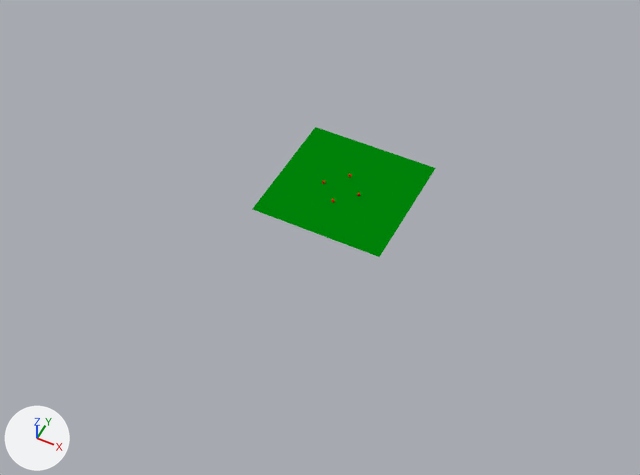
The Blender file model/surface.blend, before and after one commit.
Before and after are seen from a camera (50 mm lens) standing at (121.0, -264.0, 291.0) and looking at (-1.0, -20.0, -14.0). The lights are fixed; the arrows at lower left show +X, +Y and +Z.

The older version as bpy lines, for what is in view:
```python
mat_material_001 = diffuse_material('Material.001')
mat_material_001.base_color = (0.0, 0.233, 0.00274)  # green #008509
me_plane = bpy.data.meshes.new('Plane')
me_plane.from_pydata([(-30.8, -29.5, -0.3), (32.5, -29.9, 0.0), (-30.3, 33.3, 0.0), (33.8, 32.6, 0.0)], [], [(0, 1, 3, 2)])
me_plane.materials.append(mat_material_001)  # green #008509
ob_plane = bpy.data.objects.new('Plane', me_plane)
ob_plane.location = (0.1, 0.0, 0.0)
```
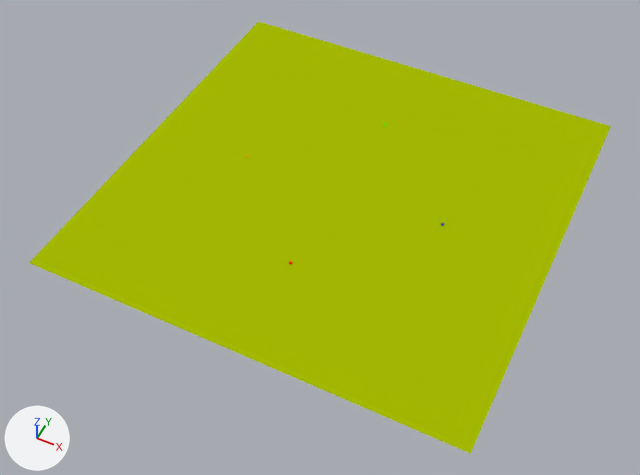
Where the change shows, as pixel boxes [x1, y1, x2, y2] in the pictures (640 x 475 px):
```json
{"object": "Surface", "change": "added", "after": [29, 21, 611, 454], "on screen": "yellow"}
{"object": "Plane", "change": "deleted", "before": [252, 127, 436, 257], "on screen": "green"}
```

Scene script edits in JSON lines:
```json
{"op": "set", "path": "mat_material_001.base_color", "old": "(0.0, 0.233, 0.00274)", "new": "(0.38, 0.497, 0.000813)", "note": "green #008509 -> yellow #a6bb03"}
{"op": "add", "block": "me_plane_1", "code": ["me_plane_1 = bpy.data.meshes.new('Plane')", "me_plane_1.from_pydata([(-100.0, -100.0, 0.0), (100.0, -100.0, 0.0), (-99.0, 99.0, 0.0), (100.0, 99.0, 0.0)], [], [(0, 1, 3, 2)])", "me_plane_1.materials.append(mat_material_001)  # yellow #a6bb03"]}
{"op": "remove", "block": "ob_plane", "code": ["ob_plane = bpy.data.objects.new('Plane', me_plane)", "ob_plane.location = (0.1, 0.0, 0.0)"]}
{"op": "add", "block": "ob_surface", "code": ["ob_surface = bpy.data.objects.new('Surface', me_plane_1)", "ob_surface.location = (0.0, 0.0, 0.0)"]}
```
